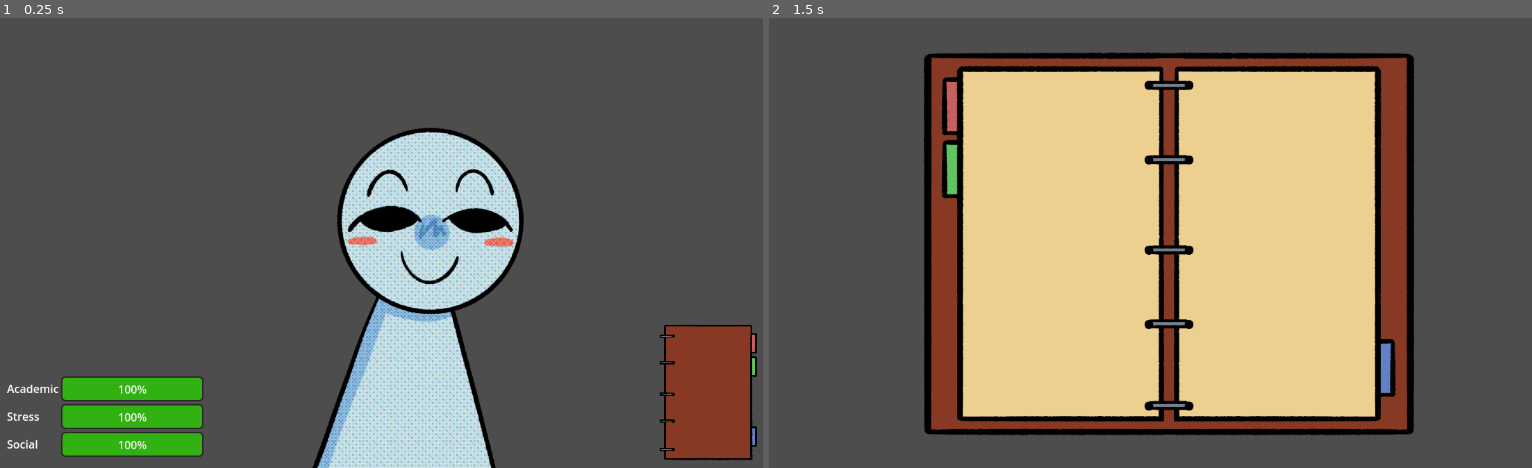
Above: before the commit, frames 1-2 (left to right).
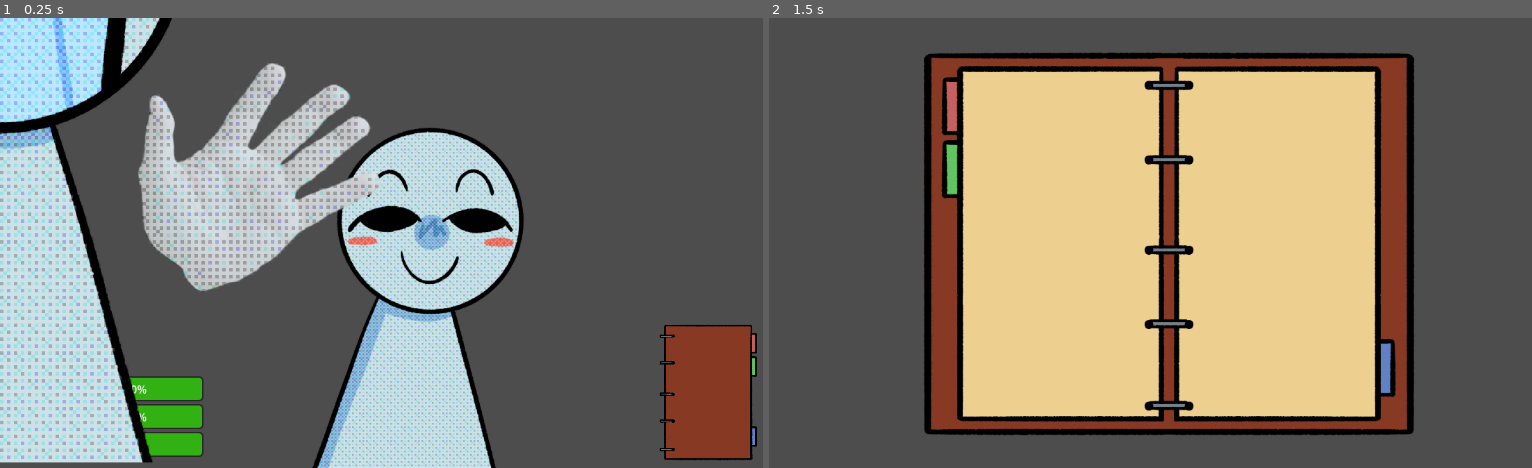
Above: after the commit, the same moments.

Repository: MLJoson/broncoHacksS25
Game: Godot game, scene res://Scenes/main.tscn
The game is run twice, just before and just after one commit, with the same random seed, the same clock (stepped at 60 frames per second) and the same inputs.
Inputs (mouse positions are in pixels of both pictures, inside the frame that each line leads up to):
- Up to frame 1 (0.25 s): no input
- Up to frame 2 (1.5 s): click (1478, 387) at 0.5 s; tap Enter at 1.25 s; tap A (add_task) at 1.35 s

The runs differ from the first frame. In frame 1, 23% of the frame differs, in the area x 0-50%, y 0-99%; in frame 2, nothing differs.

Commit message:
input animations to animated player sprite

Diff:
--- a/broncohackss25/Scenes/main.tscn
+++ b/broncohackss25/Scenes/main.tscn
@@ -1,10 +1,11 @@
-[gd_scene load_steps=6 format=3 uid="uid://chmt5snj5c7hl"]
+[gd_scene load_steps=7 format=3 uid="uid://chmt5snj5c7hl"]
 
-[ext_resource type="PackedScene" path="res://Scenes/stats_ui.tscn" id="1_jjgbg"]
+[ext_resource type="PackedScene" uid="uid://c706mvhxakqxq" path="res://Scenes/stats_ui.tscn" id="1_jjgbg"]
 [ext_resource type="Texture2D" uid="uid://i45u813ov17b" path="res://Assets/STU.png" id="2_bo1nx"]
+[ext_resource type="PackedScene" uid="uid://dpe3gs7ugm2q0" path="res://Scenes/stu.tscn" id="3_21xkr"]
 [ext_resource type="Texture2D" uid="uid://cdnscn70mvut2" path="res://Assets/planner_close.png" id="3_kry3j"]
 [ext_resource type="Texture2D" uid="uid://ci0y03ck6d3dc" path="res://Assets/planner_open.png" id="4_21xkr"]
-[ext_resource type="Script" path="res://Scripts/texture_button.gd" id="5_kry3j"]
+[ext_resource type="Script" uid="uid://bo5asvu21tp7w" path="res://Scripts/texture_button.gd" id="5_kry3j"]
 
 [node name="Main" type="Node2D"]
 
@@ -28,6 +29,8 @@
 texture = ExtResource("2_bo1nx")
 expand_mode = 1
 
+[node name="STU2" parent="CanvasLayer" instance=ExtResource("3_21xkr")]
+
 [node name="TextureButton" type="TextureButton" parent="CanvasLayer"]
 anchors_preset = 3
 anchor_left = 1.0
--- /dev/null
+++ b/broncohackss25/Scenes/stu.tscn
@@ -0,0 +1,77 @@
+[gd_scene load_steps=13 format=3 uid="uid://dpe3gs7ugm2q0"]
+
+[ext_resource type="Texture2D" uid="uid://4hst1n8dg5mo" path="res://Assets/Stu/HiStu1.png" id="1_0qj4j"]
+[ext_resource type="Texture2D" uid="uid://cxeqfy40dwwr2" path="res://Assets/Stu/HiStu2.png" id="2_ow7hm"]
+[ext_resource type="Texture2D" uid="uid://d060piv2oah5c" path="res://Assets/Stu/NormalStu1.png" id="3_qf1dv"]
+[ext_resource type="Texture2D" uid="uid://b4p0sx8f3uk0g" path="res://Assets/Stu/NormalStu2.png" id="4_o03bb"]
+[ext_resource type="Texture2D" uid="uid://dtw6ik0plo5xd" path="res://Assets/Stu/ShrimpinStu1.png" id="5_bxefh"]
+[ext_resource type="Texture2D" uid="uid://bg6aruo8tw1an" path="res://Assets/Stu/ShrimpinStu2.png" id="6_fcpv1"]
+[ext_resource type="Texture2D" uid="uid://c3tihkptkvey1" path="res://Assets/Stu/ErmActuallyStu1.png" id="7_svpyi"]
+[ext_resource type="Texture2D" uid="uid://djbjsc74x58ev" path="res://Assets/Stu/ErmActuallyStu2.png" id="8_077he"]
+[ext_resource type="Texture2D" uid="uid://c4e3q8ys6er23" path="res://Assets/Stu/TiredStu1.png" id="9_7j57n"]
+[ext_resource type="Texture2D" uid="uid://c3t6inc7urq8v" path="res://Assets/Stu/TiredStu2.png" id="10_ocauu"]
+[ext_resource type="Script" uid="uid://qhc3sjf7jvou" path="res://Scripts/stu.gd" id="11_ow7hm"]
+
+[sub_resource type="SpriteFrames" id="SpriteFrames_ow7hm"]
+animations = [{
+"frames": [{
+"duration": 1.0,
+"texture": ExtResource("1_0qj4j")
+}, {
+"duration": 1.0,
+"texture": ExtResource("2_ow7hm")
+}],
+"loop": true,
+"name": &"happy",
+"speed": 5.0
+}, {
+"frames": [{
+"duration": 1.0,
+"texture": ExtResource("3_qf1dv")
+}, {
+"duration": 1.0,
+"texture": ExtResource("4_o03bb")
+}],
+"loop": true,
+"name": &"normal",
+"speed": 5.0
+}, {
+"frames": [{
+"duration": 1.0,
+"texture": ExtResource("5_bxefh")
+}, {
+"duration": 1.0,
+"texture": ExtResource("6_fcpv1")
+}],
+"loop": true,
+"name": &"shrimpin",
+"speed": 5.0
+}, {
+"frames": [{
+"duration": 1.0,
+"texture": ExtResource("7_svpyi")
+}, {
+"duration": 1.0,
+"texture": ExtResource("8_077he")
+}],
+"loop": true,
+"name": &"studious",
+"speed": 5.0
+}, {
+"frames": [{
+"duration": 1.0,
+"texture": ExtResource("9_7j57n")
+}, {
+"duration": 1.0,
+"texture": ExtResource("10_ocauu")
+}],
+"loop": true,
+"name": &"tired",
+"speed": 5.0
+}]
+
+[node name="STU" type="AnimatedSprite2D"]
+sprite_frames = SubResource("SpriteFrames_ow7hm")
+animation = &"happy"
+frame_progress = 0.0406823
+script = ExtResource("11_ow7hm")
--- /dev/null
+++ b/broncohackss25/Scripts/stu.gd
@@ -0,0 +1,4 @@
+extends AnimatedSprite2D
+
+#Connect to player status file
+@export var PlayerStatus: PlayerStatus
Not shown, added: broncohackss25/Scripts/stu.gd.uid
